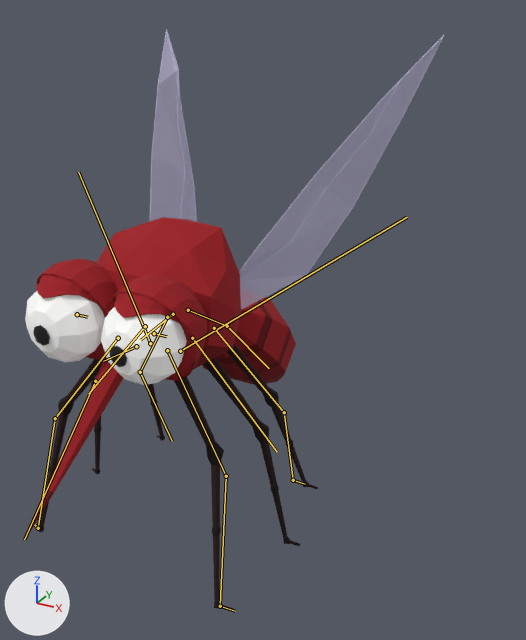
Before and after pictures for a commit that changed the Blender file art_source/unity/characters/mosquito/LMS_Mosquito_alpha.blend.
Both versions are drawn from a camera (50 mm lens) standing at (0.373, -0.491, 0.377) and looking at (0.067, 0.065, 0.099). The lights are fixed; the arrows at lower left show +X, +Y and +Z. The first picture is the older version. Both versions are drawn at frame 14 of the action 'Mosquito_PerchIdle'; the numbers are the values there. The bones that change, and the others that lie on the model, are drawn over the model as lines.

The first picture shows 'MosquitoMembranes', 'MosquitoSkin', 'MosquitoVeins'.
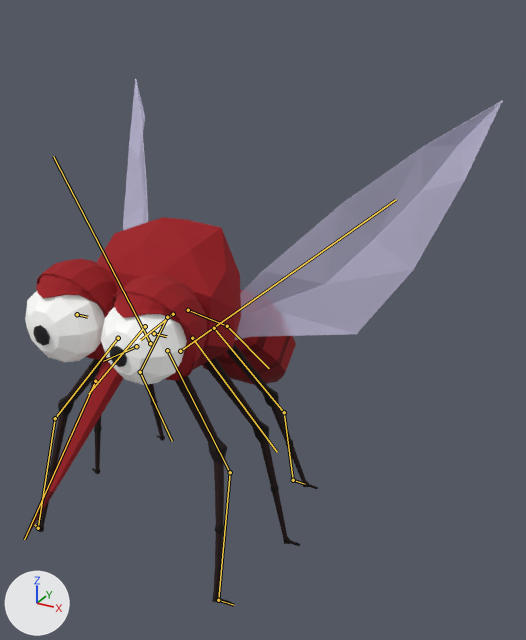
What differs and where, as boxes [x1, y1, x2, y2] in the pictures (526 x 640 px):
'MosquitoSkin', posed: before [24, 217, 318, 611]; after [24, 217, 318, 605]
'MosquitoMembranes', posed: before [150, 31, 444, 310]; after [123, 79, 502, 340]
'MosquitoVeins', posed: before [150, 29, 444, 272]; after [136, 80, 502, 340]
bone 'Wing.L', root to tip: before (180, 351) to (407, 217); after (180, 351) to (396, 199)
bone 'Leg101.L', root to tip: before (167, 350) to (226, 476); after (167, 350) to (230, 472)
bone 'Leg102.L', root to tip: before (226, 476) to (220, 606); after (230, 472) to (218, 600)
bone 'Leg103.L', root to tip: before (220, 606) to (235, 611); after (218, 600) to (234, 605)
bone 'Wing.R', root to tip: before (150, 343) to (78, 172); after (150, 343) to (53, 156)

What the commit changed:
Bone 'Wing.L' (bone_wing_l) turns from (-12, 5, 8) to (-4, -40, 16) degrees about its own x, y and z.
Bone 'Leg101.L' (bone_leg101_l) turns from (0, 0, 0) to (8, 2, 11) degrees about its own x, y and z.
Bone 'Leg102.L' (bone_leg102_l) turns from (0, 0, 0) to (-9, -10, -14) degrees about its own x, y and z.
Bone 'Leg103.L' (bone_leg103_l) turns from (0, 0, 0) to (2, -5, 3) degrees about its own x, y and z.
Bone 'Wing.R' (bone_wing_r) turns from (-12, -5, -8) to (-4, 40, -16) degrees about its own x, y and z.
